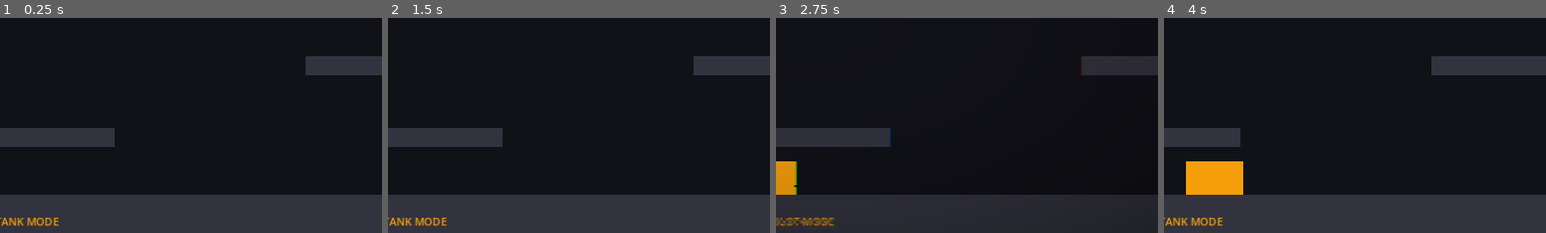
Above: before the commit, frames 1-4 (left to right).
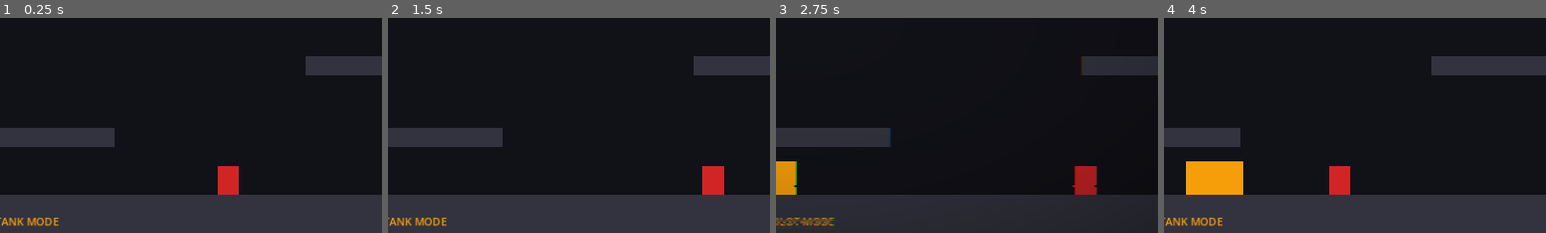
Above: after the commit, the same moments.

Repository: readycheck-studios/steeleternal
Game: Godot game, scene res://scenes/levels/TestRoom.tscn
The game is run twice, just before and just after one commit, with the same random seed, the same clock (stepped at 60 frames per second) and the same inputs.
Inputs:
- Up to frame 1 (0.25 s): no input
- Up to frame 2 (1.5 s): hold Space (p_interact) 0.53-1.28 s; hold D (p_move_right) from 0.53 s (still down); tap W (p_jump) at 0.77 s; tap Space (p_interact) at 1.35 s
- Up to frame 3 (2.75 s): tap W (p_jump) at 1.52 s; release D (p_move_right) at 2.03 s; hold A (p_move_left) from 2.03 s (still down); hold Space (p_interact) from 2.03 s (still down)
- Up to frame 4 (4 s): release A (p_move_left) at 2.78 s; release Space (p_interact) at 2.78 s; hold D (p_move_right) from 2.78 s (still down); tap Space (p_interact) at 2.85 s; tap W (p_jump) at 3.02, 3.77 s; hold Space (p_interact) from 3.53 s (still down)
The pictures show only the part of the screen within x 48-98%, y 50-100%; the shares and areas given below are measured in that part.

The runs differ from the first frame. In frame 1, 0.7% of the frame differs, in the area x 57-63%, y 68-83%; in frame 2, 0.8%; in frame 3, 0.8%, in the area x 77-84%, y 68-83%; in frame 4, 0.7%.

Commit message:
feat: enemy system — EnemyBase state machine + Grunt, 3 placed in TestRoom
- scripts/enemies/enemy_base.gd: CharacterBody2D base with IDLE/PATROL/CHASE/
  ATTACK/DEAD states, gravity, contact damage with 0.5s cooldown, target
  tracking via on_pawn_swapped signal
- scripts/enemies/grunt.gd: extends EnemyBase, adds lunge attack (1.2s cooldown,
  160 force) toward active pawn
- scenes/enemies/Grunt.tscn: red placeholder polygon, Layer 7, mask 39
- player_manager.gd: call_deferred emit of on_pawn_swapped in _ready() so
  enemies receive initial target after all nodes finish _ready()
- TestRoom.tscn: 3 Grunts placed at x=480, 850, 1300

Co-Authored-By: Claude Sonnet 4.6 <noreply@anthropic.com>

Diff:
--- /dev/null
+++ b/godot/scenes/enemies/Grunt.tscn
@@ -0,0 +1,18 @@
+[gd_scene load_steps=3 format=3]
+
+[ext_resource type="Script" path="res://scripts/enemies/grunt.gd" id="1_grunt"]
+
+[sub_resource type="RectangleShape2D" id="RectangleShape2D_grunt"]
+size = Vector2(18, 24)
+
+[node name="Grunt" type="CharacterBody2D"]
+collision_layer = 64
+collision_mask = 39
+script = ExtResource("1_grunt")
+
+[node name="CollisionShape2D" type="CollisionShape2D" parent="."]
+shape = SubResource("RectangleShape2D_grunt")
+
+[node name="PlaceholderSprite" type="Polygon2D" parent="."]
+polygon = PackedVector2Array(-9, -12, 9, -12, 9, 12, -9, 12)
+color = Color(0.820, 0.149, 0.149, 1.0)
--- a/godot/scenes/levels/TestRoom.tscn
+++ b/godot/scenes/levels/TestRoom.tscn
@@ -1,7 +1,8 @@
-[gd_scene load_steps=6 format=3]
+[gd_scene load_steps=7 format=3]
 
 [ext_resource type="PackedScene" path="res://scenes/player/PlayerRoot.tscn" id="1_player"]
 [ext_resource type="PackedScene" path="res://scenes/ui/HUD.tscn" id="2_hud"]
+[ext_resource type="PackedScene" path="res://scenes/enemies/Grunt.tscn" id="3_grunt"]
 
 [sub_resource type="RectangleShape2D" id="RectangleShape2D_floor"]
 size = Vector2(1920, 32)
@@ -110,3 +111,12 @@
 position = Vector2(200, 300)
 
 [node name="HUD" parent="." instance=ExtResource("2_hud")]
+
+[node name="Grunt_1" parent="." instance=ExtResource("3_grunt")]
+position = Vector2(480, 300)
+
+[node name="Grunt_2" parent="." instance=ExtResource("3_grunt")]
+position = Vector2(850, 300)
+
+[node name="Grunt_3" parent="." instance=ExtResource("3_grunt")]
+position = Vector2(1300, 300)
--- /dev/null
+++ b/godot/scripts/enemies/enemy_base.gd
@@ -0,0 +1,154 @@
+# enemy_base.gd
+# Base class for all enemies. Provides shared state machine, health, gravity,
+# contact damage with cooldown, and target tracking via the Events bus.
+#
+# Collision Layer: 7 (Enemies) → value 64
+# Collision Mask:  1 (World) | 2 (NOVA) | 3 (Jason) | 6 (Projectiles) = 39
+extends CharacterBody2D
+class_name EnemyBase
+
+enum State { IDLE, PATROL, CHASE, ATTACK, DEAD }
+
+@export var max_hp: float = 30.0
+@export var move_speed: float = 60.0
+@export var detection_radius: float = 200.0
+@export var attack_radius: float = 32.0
+@export var contact_damage: float = 8.0
+
+var hp: float
+var state: State = State.IDLE
+var target: Node2D = null
+var patrol_direction: float = 1.0
+
+const PATROL_FLIP_TIME: float = 2.0
+const CONTACT_DAMAGE_INTERVAL: float = 0.5
+const GRAVITY_MULT: float = 1.0
+
+var _patrol_timer: float = 0.0
+var _contact_timer: float = 0.0
+var _gravity: float = ProjectSettings.get_setting("physics/2d/default_gravity")
+
+
+func _ready() -> void:
+	collision_layer = 64   # Layer 7
+	collision_mask = 39    # World(1) + NOVA(2) + Jason(4) + Projectiles(32)
+	hp = max_hp
+	Events.on_pawn_swapped.connect(_on_pawn_swapped)
+	_on_enemy_ready()
+
+
+# Override in subclasses for type-specific setup.
+func _on_enemy_ready() -> void:
+	pass
+
+
+func _physics_process(delta: float) -> void:
+	if state == State.DEAD:
+		return
+	_apply_gravity(delta)
+	_contact_timer = maxf(_contact_timer - delta, 0.0)
+	_tick_state(delta)
+	move_and_slide()
+	_check_contact_damage()
+
+
+func _apply_gravity(delta: float) -> void:
+	if not is_on_floor():
+		velocity.y += _gravity * GRAVITY_MULT * delta
+
+
+# --- State Machine ---
+
+func _tick_state(delta: float) -> void:
+	match state:
+		State.IDLE:    _state_idle(delta)
+		State.PATROL:  _state_patrol(delta)
+		State.CHASE:   _state_chase(delta)
+		State.ATTACK:  _state_attack(delta)
+
+
+func _state_idle(_delta: float) -> void:
+	velocity.x = 0.0
+	state = State.PATROL
+
+
+func _state_patrol(delta: float) -> void:
+	if _target_in_range(detection_radius):
+		state = State.CHASE
+		return
+	velocity.x = patrol_direction * move_speed
+	_patrol_timer += delta
+	if _patrol_timer >= PATROL_FLIP_TIME or is_on_wall():
+		_patrol_timer = 0.0
+		patrol_direction *= -1.0
+
+
+func _state_chase(_delta: float) -> void:
+	if not _has_valid_target():
+		state = State.PATROL
+		return
+	if not _target_in_range(detection_radius * 1.5):
+		state = State.PATROL
+		return
+	if _target_in_range(attack_radius):
+		state = State.ATTACK
+		return
+	var dir := signf(target.global_position.x - global_position.x)
+	velocity.x = dir * move_speed
+
+
+func _state_attack(_delta: float) -> void:
+	velocity.x = 0.0
+	if not _has_valid_target() or not _target_in_range(attack_radius * 1.3):
+		state = State.CHASE
+
+
+# --- Damage ---
+
+func _check_contact_damage() -> void:
+	if _contact_timer > 0.0:
+		return
+	for i in get_slide_collision_count():
+		var col := get_slide_collision(i)
+		var collider := col.get_collider()
+		if collider == null:
+			continue
+		var layer: int = collider.collision_layer
+		if (layer & 2 or layer & 4) and collider.has_method("take_hit"):
+			collider.take_hit(contact_damage)
+			_contact_timer = CONTACT_DAMAGE_INTERVAL
+			break
+
+
+func take_damage(amount: float) -> void:
+	if state == State.DEAD:
+		return
+	hp = clampf(hp - amount, 0.0, max_hp)
+	if state != State.CHASE and state != State.ATTACK:
+		state = State.CHASE  # Aggro on hit
+	if hp <= 0.0:
+		_die()
+
+
+func _die() -> void:
+	state = State.DEAD
+	velocity = Vector2.ZERO
+	set_physics_process(false)
+	# TODO: death particles, loot drop
+	queue_free()
+
+
+# --- Helpers ---
+
+func _has_valid_target() -> bool:
+	return target != null and is_instance_valid(target)
+
+
+func _target_in_range(radius: float) -> bool:
+	if not _has_valid_target():
+		return false
+	return global_position.distance_to(target.global_position) <= radius
+
+
+func _on_pawn_swapped(active_node: Node2D) -> void:
+	target = active_node
--- /dev/null
+++ b/godot/scripts/enemies/grunt.gd
@@ -0,0 +1,34 @@
+# grunt.gd
+# Basic enemy — patrols, detects the active pawn, chases, lunges on attack.
+# Vulnerable to everything: N.O.V.A. cannon, crush damage, Jason's Data-Spike.
+extends EnemyBase
+
+const LUNGE_FORCE: float = 160.0
+const LUNGE_COOLDOWN: float = 1.2
+
+var _lunge_timer: float = 0.0
+
+
+func _on_enemy_ready() -> void:
+	max_hp = 30.0
+	move_speed = 65.0
+	detection_radius = 190.0
+	attack_radius = 30.0
+	contact_damage = 8.0
+	hp = max_hp
+
+
+func _state_attack(delta: float) -> void:
+	_lunge_timer = maxf(_lunge_timer - delta, 0.0)
+
+	if not _has_valid_target() or not _target_in_range(attack_radius * 1.3):
+		state = State.CHASE
+		return
+
+	# Lunge at target on cooldown
+	if _lunge_timer <= 0.0:
+		var dir := (target.global_position - global_position).normalized()
+		velocity = dir * LUNGE_FORCE
+		_lunge_timer = LUNGE_COOLDOWN
+	else:
+		velocity.x = move_toward(velocity.x, 0.0, 400.0 * get_physics_process_delta_time())
--- a/godot/scripts/player/player_manager.gd
+++ b/godot/scripts/player/player_manager.gd
@@ -20,6 +20,12 @@
 func _ready() -> void:
 	tether_handler.setup(nova, jason)
 	_activate_pawn(Pawn.NOVA)
+	# Deferred so all enemy _ready() calls finish connecting before this fires.
+	call_deferred("_emit_initial_pawn")
+
+
+func _emit_initial_pawn() -> void:
+	Events.on_pawn_swapped.emit(nova)
 
 
 func _process(_delta: float) -> void:
